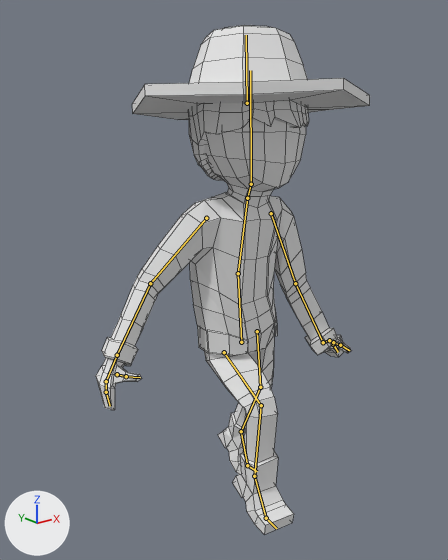
A saved change to the Blender file Midget Walk Sequence.blend.
One viewpoint serves both versions: a 50 mm camera at (-12.52, -14.59, 13.82) aimed at (-0.78, 0.08, 7.95). The lights are fixed; the arrows at lower left show +X, +Y and +Z. Both versions are drawn at frame 13 of the action 'ArmatureAction'; the numbers are the values there. The bones that bend it are drawn over the model as lines. Mesh edges are drawn as thin lines.

Names of what the first picture shows: 'Character.001'.
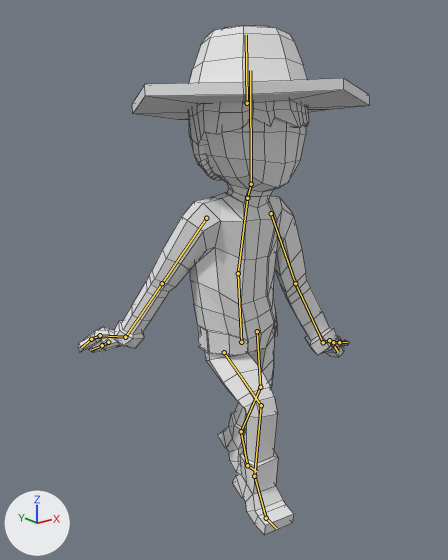
Boxes (x1, y1, x2, y2) around the edits, measured in the pictures (448 x 560 px):
```json
{"object": "Character.001", "change": "posed", "before": [96, 25, 370, 534], "after": [78, 25, 370, 534], "on screen": "7% wider"}
{"bone": "Thumb01.L", "before": "(333, 342) to (340, 345)", "after": "(333, 342) to (339, 342)"}
{"bone": "Thumb02.L", "before": "(340, 345) to (349, 350)", "after": "(339, 342) to (347, 342)"}
{"bone": "Upper Arm.R", "before": "(206, 218) to (150, 283)", "after": "(206, 218) to (162, 283)"}
{"bone": "Lower Arm.R", "before": "(150, 283) to (117, 355)", "after": "(162, 283) to (125, 337)"}
{"bone": "Hand.R", "before": "(117, 355) to (106, 381)", "after": "(125, 337) to (100, 335)"}
{"bone": "Thumb01.R", "before": "(117, 374) to (126, 376)", "after": "(108, 342) to (102, 345)"}
{"bone": "Thumb02.R", "before": "(126, 376) to (140, 377)", "after": "(102, 345) to (90, 350)"}
```

Scene script edits in JSON lines:
```json
{"block": "bone_thumb01_l", "where": "bone_thumb01_l = bpy.data.objects['Armature'].pose.bones['Thumb01.L']  # child of 'Hand.L'"}
{"op": "set", "path": "bone_thumb01_l.rotation_quaternion", "old": "(1.0, 0.0, 0.0, 0.0)", "new": "(0.794, -0.167, -0.314, 0.494)", "note": "degrees (0, 0, 0) -> degrees (-38, -19, 70)"}
{"block": "bone_thumb02_l", "where": "bone_thumb02_l = bpy.data.objects['Armature'].pose.bones['Thumb02.L']  # child of 'Thumb01.L'"}
{"op": "set", "path": "bone_thumb02_l.rotation_quaternion", "old": "(1.0, 0.0, 0.0, 0.0)", "new": "(0.978, -0.022, 0.132, 0.162)", "note": "degrees (0, 0, 0) -> degrees (0, 15, 19)"}
{"block": "bone_upper_arm_r", "where": "bone_upper_arm_r = bpy.data.objects['Armature'].pose.bones['Upper Arm.R']  # child of 'Chest'"}
{"op": "set", "path": "bone_upper_arm_r.rotation_quaternion", "old": "(1.0, 0.0, 0.0, 0.0)", "new": "(0.972, -0.161, -0.131, -0.109)", "note": "degrees (0, 0, 0) -> degrees (-17, -17, -10)"}
{"block": "bone_lower_arm_r", "where": "bone_lower_arm_r = bpy.data.objects['Armature'].pose.bones['Lower Arm.R']  # child of 'Upper Arm.R'"}
{"op": "set", "path": "bone_lower_arm_r.rotation_quaternion", "old": "(1.0, 0.0, 0.0, 0.0)", "new": "(0.987, -0.006, -0.009, -0.163)", "note": "degrees (0, 0, 0) -> degrees (-1, -1, -19)"}
{"block": "bone_hand_r", "where": "bone_hand_r = bpy.data.objects['Armature'].pose.bones['Hand.R']  # child of 'Lower Arm.R'"}
{"op": "set", "path": "bone_hand_r.rotation_quaternion", "old": "(1.0, 0.0, 0.0, 0.0)", "new": "(0.798, 0.349, 0.229, -0.435)", "note": "degrees (0, 0, 0) -> degrees (29, 42, -46)"}
{"block": "bone_thumb01_r", "where": "bone_thumb01_r = bpy.data.objects['Armature'].pose.bones['Thumb01.R']  # child of 'Hand.R'"}
{"op": "set", "path": "bone_thumb01_r.rotation_quaternion", "old": "(1.0, 0.0, 0.0, 0.0)", "new": "(0.875, -0.215, 0.005, -0.434)", "note": "degrees (0, 0, 0) -> degrees (-23, -10, -51)"}
{"block": "bone_thumb02_r", "where": "bone_thumb02_r = bpy.data.objects['Armature'].pose.bones['Thumb02.R']  # child of 'Thumb01.R'"}
{"op": "set", "path": "bone_thumb02_r.rotation_quaternion", "old": "(1.0, 0.0, 0.0, 0.0)", "new": "(0.97, -0.209, 0.014, -0.122)", "note": "degrees (0, 0, 0) -> degrees (-24, -1, -14)"}
```
